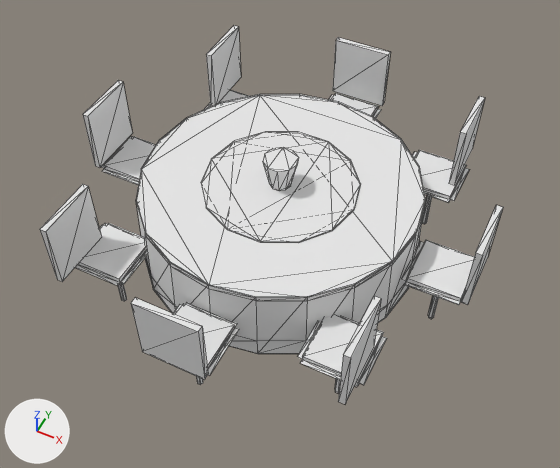
What one commit did to the glTF model scripts/street-assets/assets/home/hall-table.glb.
The view is the same before and after, from a 50 mm camera at (1.79, -3.59, 4.78) aimed at (0.07, -0.15, 0.48). The lights are fixed; the arrows at lower left show +X, +Y and +Z. The first picture is the older version. Mesh edges are drawn as thin lines. Vertices at exactly the same position are counted once.

The older version as bpy lines, for what is in view:
```python
me_mesh_0 = bpy.data.meshes.new('Mesh_0')
me_mesh_0.from_pydata(...)  # 604 vertices, 1000 faces; spans x -1.52..1.52, y -1.52..1.52, z 0.0..1.09
me_mesh_0.materials.append(mat_home_atlas)
ob_hall_table = bpy.data.objects.new('hall-table', me_mesh_0)
ob_hall_table.location = (0.0, 0.0, 0.0)
```
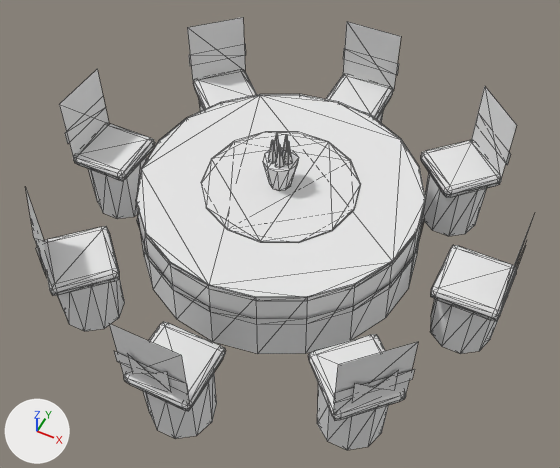
Patch to the scene script:
```diff
--- a/scripts/street-assets/assets/home/hall-table.glb.py
+++ b/scripts/street-assets/assets/home/hall-table.glb.py
@@ me_mesh_0 @@
 # used by ob_hall_table; location = (0.0, 0.0, 0.0)
-me_mesh_0.from_pydata(...)  # 604 vertices, 1000 faces; spans x -1.52..1.52, y -1.52..1.52, z 0.0..1.09
+me_mesh_0.from_pydata(...)  # 960 vertices, 1580 faces; spans x -1.74..1.74, y -1.74..1.74, z 0.0..1.27
+# me_mesh_0 part 1: the loose piece of 40 vertices spanning x -1.06..1.06, y -1.06..1.06, z 0.23..0.39 is scaled about its middle by (1, 1, 0.429), then moved by (0.0, 0.0, 0.3)
+# me_mesh_0 part 2: a new loose piece, a 6-sided cut cone along z (radius 0.035 at the low end, 0.006 at the high end) spanning x 0.023..0.092, y -0.03..0.03, z 1.081..1.265, in mat_home_atlas
+# me_mesh_0 part 3: a new loose piece, a 6-sided cut cone along z (radius 0.035 at the low end, 0.006 at the high end) spanning x -0.017..0.052, y 0.025..0.085, z 1.081..1.265, in mat_home_atlas
+# me_mesh_0 part 4: a new loose piece, a 6-sided cut cone along z (radius 0.035 at the low end, 0.006 at the high end) spanning x -0.081..-0.012, y 0.004..0.063, z 1.081..1.265, in mat_home_atlas
+# me_mesh_0 part 5: a new loose piece, a 6-sided cut cone along z (radius 0.034 at the low end, 0.006 at the high end) spanning x -0.081..-0.012, y -0.064..-0.004, z 1.081..1.265, in mat_home_atlas
+# me_mesh_0 part 6: a new loose piece, a 6-sided cut cone along z (radius 0.034 at the low end, 0.006 at the high end) spanning x -0.016..0.053, y -0.084..-0.025, z 1.081..1.265, in mat_home_atlas
+# me_mesh_0 part 7: a new loose piece, a 10-sided cylinder along z spanning x 1.25..1.74, y -0.23..0.23, z 0.0..0.53, in mat_home_atlas
+# me_mesh_0 part 8: a new loose piece, a 10-sided cylinder along z spanning x 0.82..1.3, y 0.83..1.29, z 0.0..0.53, in mat_home_atlas
+# me_mesh_0 part 9: a new loose piece, a 10-sided cylinder along z spanning x -0.24..0.24, y 1.27..1.72, z 0.0..0.53, in mat_home_atlas
+# me_mesh_0 part 10: a new loose piece, a 10-sided cylinder along z spanning x -1.74..-1.25, y -0.23..0.23, z 0.0..0.53, in mat_home_atlas
+# me_mesh_0 part 11: a new loose piece, a 10-sided cylinder along z spanning x -1.3..-0.82, y -1.29..-0.83, z 0.0..0.53, in mat_home_atlas
+# me_mesh_0 part 12: a new loose piece, a 10-sided cylinder along z spanning x -0.24..0.24, y -1.72..-1.27, z 0.0..0.53, in mat_home_atlas
+# me_mesh_0 part 13: a new loose piece, a 10-sided cylinder along z spanning x 0.82..1.3, y -1.29..-0.83, z 0.0..0.53, in mat_home_atlas
+# me_mesh_0 part 14: 16 loose pieces with 160 vertices, spanning x -1.52..1.52, y -1.52..1.52, z 0.0..1.09, are deleted
+# me_mesh_0 part 15: 256 vertices removed from x -1.49..1.49, y -1.49..1.49, z 0.51..0.57; 552 vertices added at x -1.74..1.74, y -1.74..1.74, z 0.51..1.13
+# other edits to the shape of me_mesh_0 do not show in these pictures
 me_mesh_0.materials.append(mat_home_atlas)
```

What differs and where, as boxes [x1, y1, x2, y2] in the pictures (560 x 468 px; the box of a moved part takes in the faces that stretch with it):
'hall-table', reshaped (9% wider, 14% taller): before [40, 25, 503, 404]; after [26, 17, 533, 450]
part 1 of me_mesh_0, moved or reshaped: before [146, 239, 420, 347]; after [137, 212, 425, 324]
part 2 of me_mesh_0, added: after [284, 141, 292, 165]
part 3 of me_mesh_0, added: after [282, 135, 288, 158]
part 4 of me_mesh_0, added: after [274, 134, 279, 156]
part 5 of me_mesh_0, added: after [268, 140, 276, 164]
part 6 of me_mesh_0, added: after [275, 144, 284, 168]
part 7 of me_mesh_0, added: after [430, 299, 500, 354]
part 8 of me_mesh_0, added: after [424, 173, 487, 236]
part 9 of me_mesh_0, added (mostly hidden): after [377, 109, 384, 123]
part 10 of me_mesh_0, added: after [88, 157, 147, 219]
part 11 of me_mesh_0, added: after [58, 278, 125, 331]
part 12 of me_mesh_0, added: after [143, 373, 217, 439]
part 13 of me_mesh_0, added: after [317, 383, 389, 450]
part 14 of me_mesh_0, deleted: before [40, 25, 503, 404]
part 15 of me_mesh_0, reshaped: before [75, 90, 474, 387]; after [26, 17, 533, 420]
